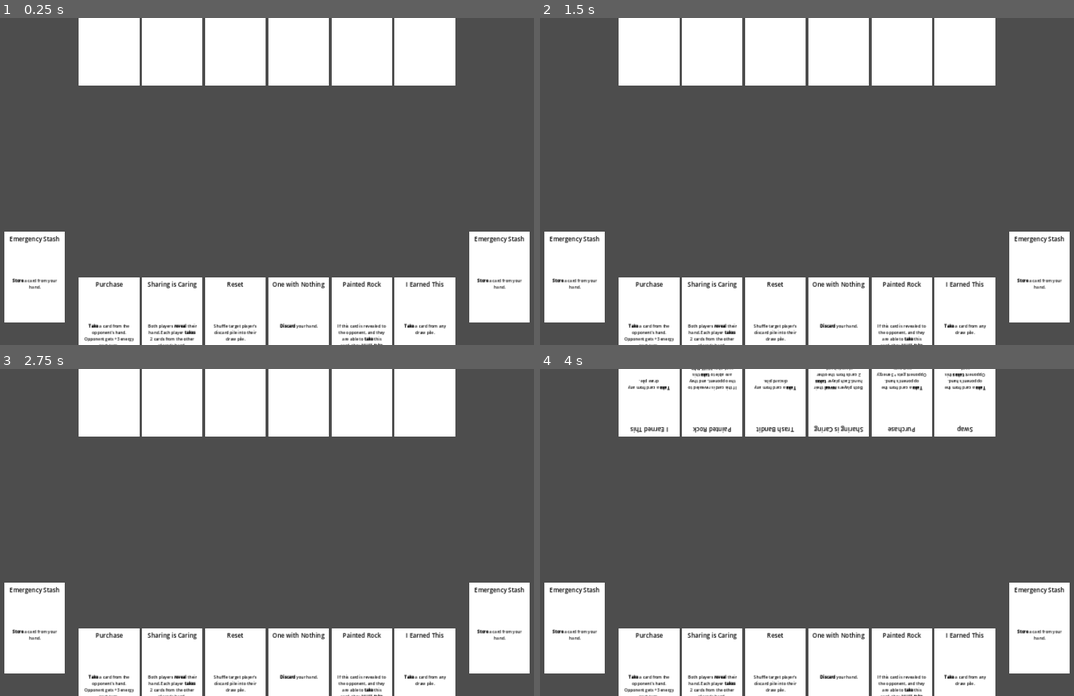
Above: before the commit, frames 1-4 (two rows, left to right).
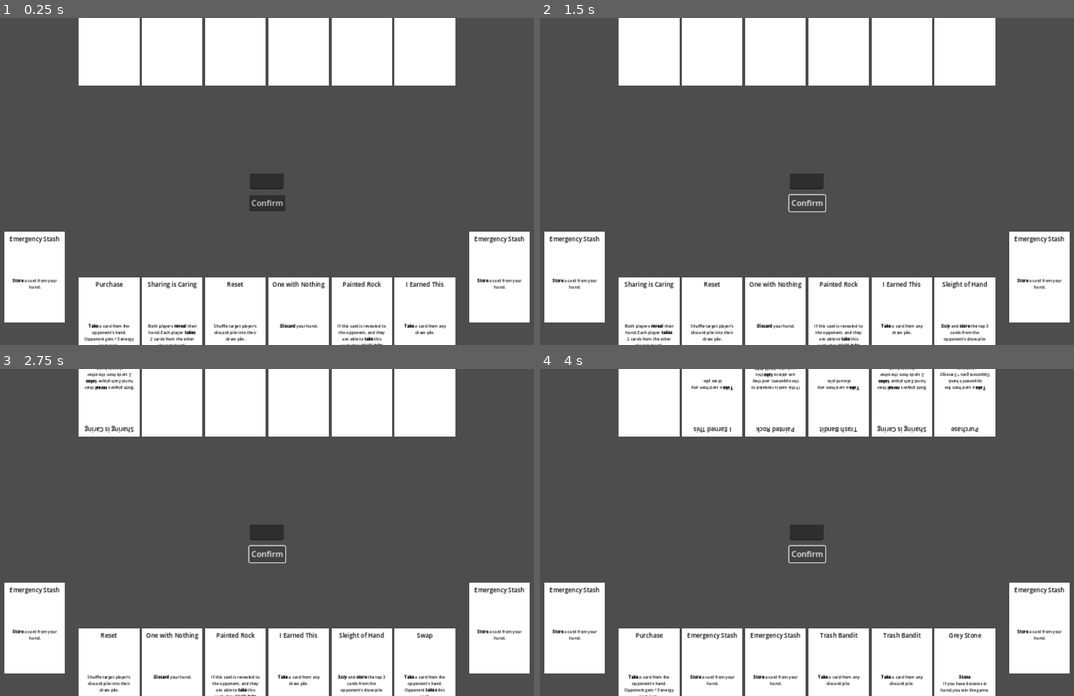
Above: after the commit, the same moments.

Repository: Slaith12/Card-Game
Game: Godot game, scene res://Main Game.tscn
Two runs of this game, one before a commit and one after it. Both use one fixed random seed, a clock stepped at 60 frames per second and the inputs below.
Inputs (mouse positions are in pixels of both pictures, inside the frame that each line leads up to):
- Up to frame 1 (0.25 s): no input
- Up to frame 2 (1.5 s): click (807, 204) at 0.5 s, where only the run after the commit has a clickable "Confirm"; click (807, 204) at 1.25 s, where only the run after the commit has a clickable "Confirm"
- Up to frame 3 (2.75 s): click (267, 555) at 2 s, where only the run after the commit has a clickable "Confirm"
- Up to frame 4 (4 s): tap Enter at 2.75 s; hold F (dump_all) 2.78-3.53 s; tap D (dump_known) at 3.05, 3.6 s; tap Space at 3.5 s; tap R (reveal) at 3.8 s

The runs differ from the first frame. In frame 1, 0.6% of the frame differs, in the area x 46-54%, y 47-60%; in frame 2, 2.3%; in frame 3, 2.5%; in frame 4, 3.4%, in the area x 16-85%, y 0-100%.

Commit message:
Added VERY crude controls, fixed bugs
Playing like this is actually horrible but it will let me test the game and make sure everything works correctly

Diff:
--- a/Cards/Forced Kindness.tres
+++ b/Cards/Forced Kindness.tres
@@ -7,4 +7,4 @@
 title = "Forced Kindness"
 description = "Opponent [b]discards[/b] all but one card from their hand. Opponent [b]takes[/b] every card from your hand (except this one)."
 flavorText = "Here, have a gift, I insist."
-cost = 5
+cost = 4
--- a/Cards/Reset.tres
+++ b/Cards/Reset.tres
@@ -7,4 +7,4 @@
 title = "Reset"
 description = "Shuffle target player's discard pile into their draw pile."
 flavorText = ""
-cost = 5
+cost = 3
--- a/Cards/Swap.tres
+++ b/Cards/Swap.tres
@@ -7,4 +7,4 @@
 title = "Swap"
 description = "[b]Take[/b] a card from the opponent's hand. Opponent [b]takes[/b] this card."
 flavorText = ""
-cost = 2
+cost = 1
--- a/Main Game.gd
+++ b/Main Game.gd
@@ -12,6 +12,8 @@
 	func _init(id):
 		cardID = id
 		revealState = 0
+
+var inputBuffer : Array[int]
 
 # Piles
 var p1Deck : Array[GameCard]
@@ -39,7 +41,7 @@
 @export var cards : Array[CardData]
 @export var deckSize : int
 
-var activeCard : int
+var activeCard : GameCard
 var activePlayer : int
 var inactivePlayer:
 	get: return activePlayer ^ 1
@@ -63,6 +65,8 @@
 # Called when the node enters the scene tree for the first time.
 func _ready():
 
+	inputBuffer = []
+
 	#initialize piles
 	p1Deck = []
 	p1Hand = []
@@ -82,11 +86,11 @@
 	P1Draw(6)
 	P2Draw(6)
 
-	#shuffle in stones
+	#shuffle in stones (since the hands are already dealt, the decks would currently be deckSize-6 cards, so add 3 cards to each)
 	for i in range(deckSize, deckSize+6):
-		if p1Deck.size() == deckSize+3:
+		if p1Deck.size() == deckSize-3:
 			p2Deck.append(GameCard.new(i))
-		elif p2Deck.size() == deckSize+3:
+		elif p2Deck.size() == deckSize-3:
 			p1Deck.append(GameCard.new(i))
 		elif randi_range(0, 1) == 0:
 			p1Deck.append(GameCard.new(i))
@@ -104,10 +108,14 @@
 	#initialize game state
 	#setting activePlayer to player 2 and currentTurn to 0 before calling BeginNewTurn() will start the game on turn 1 on player 1's turn
 	activePlayer = P2
-	activeCard = -1
+	activeCard = null
 	currentTurn = 0
 	BeginNewTurn()
 	currentAction = SelectP1Hand
+
+func _process(delta):
+	if currentAction == WaitForAnim:
+		ProcessCard(0)
 
 func _input(event):
 	if event.is_action_pressed("reveal"):
@@ -136,7 +144,7 @@
 		for card in p1Deck:
 			line += (cards[card.cardID].title + " [" + str(card.cardID) + "], ") if card.isRevealedTo(P1) else "Unknown, "
 		print(line)
-		line = "Enemy deck (size " + str(p1Deck.size()) + "): "
+		line = "Enemy deck (size " + str(p2Deck.size()) + "): "
 		for card in p2Deck:
 			line += (cards[card.cardID].title + " [" + str(card.cardID) + "], ") if card.isRevealedTo(P1) else "Unknown, "
 		print(line)
@@ -162,16 +170,28 @@
 		for card in p1Deck:
 			line += cards[card.cardID].title + " [" + str(card.cardID) + "], "
 		print(line)
-		line = "Enemy deck (size " + str(p1Deck.size()) + "): "
+		line = "Enemy deck (size " + str(p2Deck.size()) + "): "
 		for card in p2Deck:
 			line += cards[card.cardID].title + " [" + str(card.cardID) + "], "
 		print(line)
+
+func _on_confirm_button_pressed():
+	var input = int($NumEntry.text)
+	$NumEntry.clear()
+	if currentAction & MultiSelect:
+		inputBuffer.append(input)
+		if inputBuffer.size() >= multiSelectLimit:
+			ProcessCard(inputBuffer)
+			inputBuffer.clear()
+	else:
+		ProcessCard(input)
 
 func BeginNewTurn():
 	activePlayer = inactivePlayer
 	if(activePlayer == P1):
 		currentTurn += 1
 	currentEnergy = currentTurn
+	print("It is now player " + str(activePlayer+1) + "'s turn. They have " + str(currentEnergy) + " energy.")
 
 func UpdateCardDisplay():
 	UpdatePileSpread($PlayHand, piles(HAND + playingAs))
@@ -196,6 +216,7 @@
 		cardPos += hand_spacing
 
 func EndCardAction(discard := true):
+	print("End Card Action")
 	#place the used card in the discard pile (unless the card effect already placed it somewhere)
 	if discard:
 		piles(DISCARD + activePlayer).append(activeCard)
@@ -214,7 +235,7 @@
 		BeginNewTurn()
 
 	#reset card state to "Waiting for card"
-	activeCard = -1
+	activeCard = null
 	currentAction = select(HAND + activePlayer)
 
 	UpdateCardDisplay()
@@ -227,27 +248,41 @@
 
 
 func ProcessCard(selectIndex): # selectIndex is an int for single selections, and an int array for multi-selections
-	match activeCard:
-		-1: # None
-			var playerHand = piles(HAND + activePlayer)
-			var cardID = playerHand[selectIndex]
-			var cardData = cards[cardID]
-
-			# check if card can be played (negative cost = unplayable/hide cost)
-			if cardData.cost > currentEnergy or cardData.cost < 0:
-				return
-
-			# remove card from hand before playing it (don't put in discard pile yet)
+	if activeCard == null:
+		var playerHand = piles(HAND + activePlayer)
+		var selectedCard = playerHand[selectIndex]
+		var cardID = selectedCard.cardID
+		var cardData = cards[cardID]
+
+		# check if card can be played (negative cost = unplayable/hide cost)
+		if cardData.cost > currentEnergy or cardData.cost < 0:
+			#if unplayable, discard instead
+			if cardID == 12: #Painted Rock costs 4 to discard
+				if currentEnergy < 4:
+					print("Unable to discard painted rock")
+					return
+				currentEnergy -= 3
+			currentEnergy -= 1
+			print("Discarding " + cardData.title)
 			playerHand.remove_at(selectIndex)
-
-			# initialize card state variables
-			activeCard = cardID
-			cardStep = 0
-			currentAction = WaitForAnim
-
-			#subtract energy cost
-			currentEnergy -= cardData.cost
-
+			piles(DISCARD+activePlayer).append(selectedCard)
+			EndCardAction(false)
+			return
+
+		# remove card from hand before playing it (don't put in discard pile yet)
+		playerHand.remove_at(selectIndex)
+		selectedCard.revealState = 3
+		print("Playing " + cardData.title)
+		# initialize card state variables
+		activeCard = selectedCard
+		cardStep = 0
+		currentAction = WaitForAnim
+
+		#subtract energy cost
+		currentEnergy -= cardData.cost
+		return
+
+	match activeCard.cardID:
 		0: #One with Nothing [Discard your hand]
 			piles(DISCARD + activePlayer).append_array(piles(HAND + activePlayer))
 			piles(HAND + activePlayer).clear()
@@ -344,8 +379,8 @@
 					for card in specialPile:
 						card.Scry(activePlayer)
 					#Show stash dialog
-					#multiCardLimit doesn't need to be set for SelectSpecial
 					currentAction = select(SPECIAL, true)
+					multiSelectLimit = 3
 					cardStep = 1
 				1:
 					for i in range(specialPile.size()):
@@ -385,11 +420,11 @@
 					activePlayer = inactivePlayer
 					EndCardAction()
 		10, 11: #Purchase
-			pass
+			EndCardAction()
 		12: #Painted Rock
-			pass
+			EndCardAction()
 		13: #Sharing is Caring
-			pass
+			EndCardAction()
 		14: #I Earned This
 			match cardStep:
 				0:
--- a/Main Game.tscn
+++ b/Main Game.tscn
@@ -81,3 +81,33 @@
 position = Vector2(460, -190)
 
 [node name="Camera2D" type="Camera2D" parent="."]
+
+[node name="NumEntry" type="LineEdit" parent="."]
+anchors_preset = 8
+anchor_left = 0.5
+anchor_top = 0.5
+anchor_right = 0.5
+anchor_bottom = 0.5
+offset_left = -33.5313
+offset_top = -15.5
+offset_right = 33.5313
+offset_bottom = 15.5
+grow_horizontal = 2
+grow_vertical = 2
+alignment = 1
+
+[node name="ConfirmButton" type="Button" parent="."]
+anchors_preset = 8
+anchor_left = 0.5
+anchor_top = 0.5
+anchor_right = 0.5
+anchor_bottom = 0.5
+offset_left = -35.5
+offset_top = 27.0
+offset_right = 35.5
+offset_bottom = 58.0
+grow_horizontal = 2
+grow_vertical = 2
+text = "Confirm"
+
+[connection signal="pressed" from="ConfirmButton" to="." method="_on_confirm_button_pressed"]
